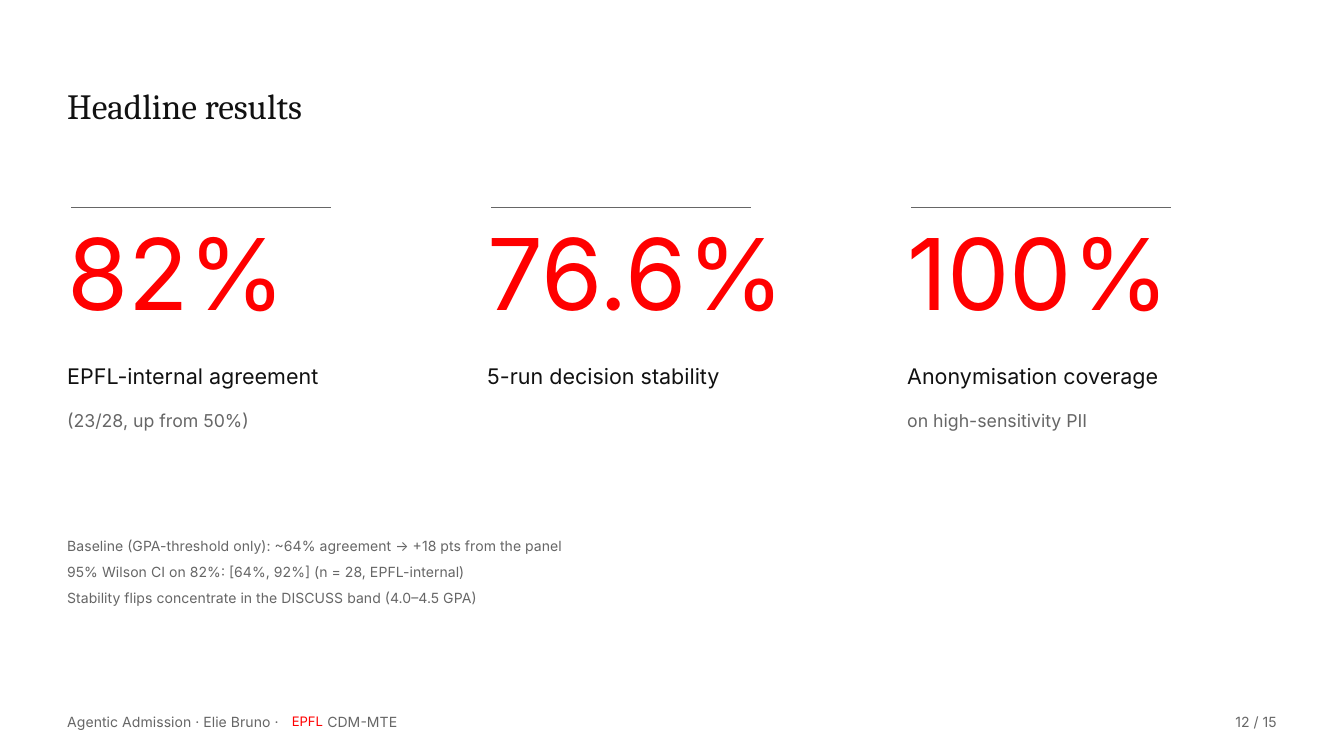
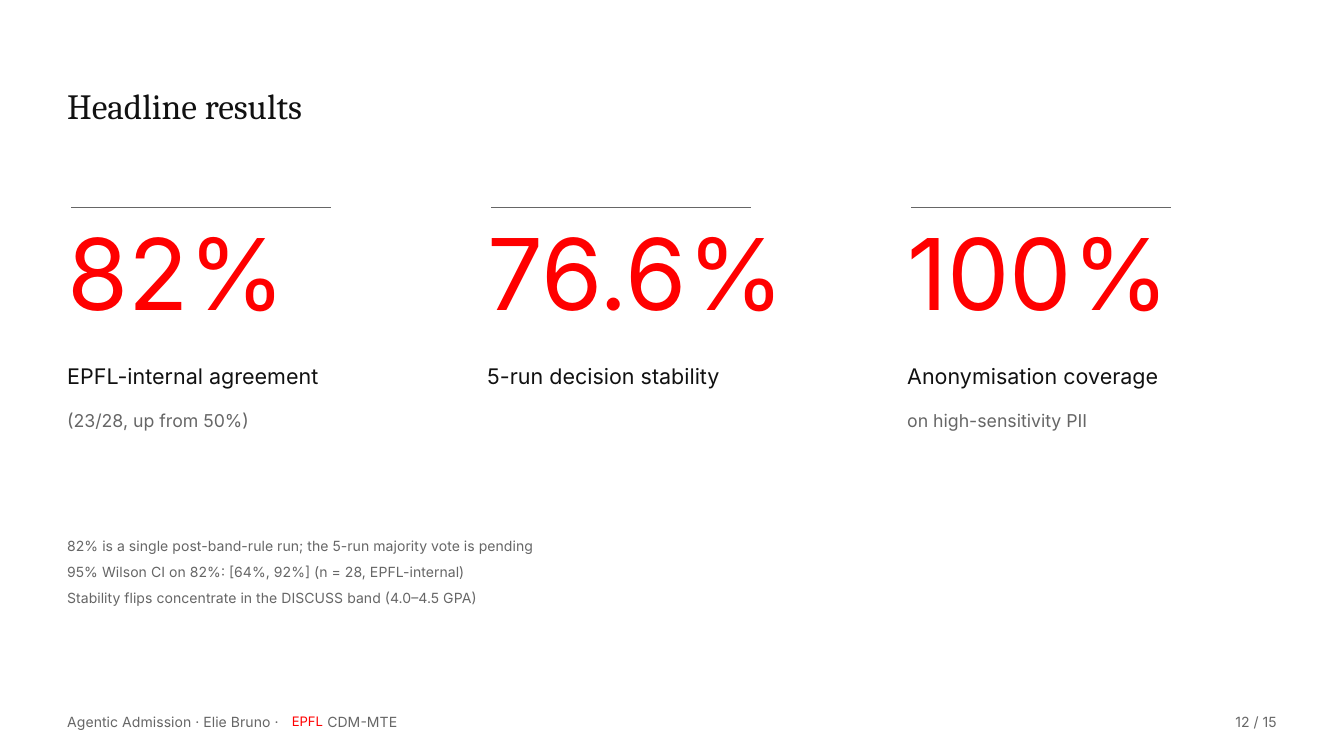
Before and after one commit to eliemada/agentic-admission, a slide deck: slide 12 of reports/final_presentation.pptx. Drawn at 1344x756 pixels with LibreOffice and Linux fonts; fonts in the diff are those of the drawing; background and template pictures are left out. Boxes give left, top, right and bottom in pixels: in the first picture for what was removed or moved away, otherwise in the second. Text is boxed around its words. In the diff, an @@ line names an element or a change of style, - is before the commit and + after.

```diff
--- a/reports/final_presentation.pptx
+++ b/reports/final_presentation.pptx
@@ text at bbox=[67, 540, 533, 554]: text changed @@
-Baseline (GPA-threshold only): ~64% agreement → +18 pts from the panel
+82% is a single post-band-rule run; the 5-run majority vote is pending
```
Also in this commit, not shown: 3 other slides changed, 6 other files.
